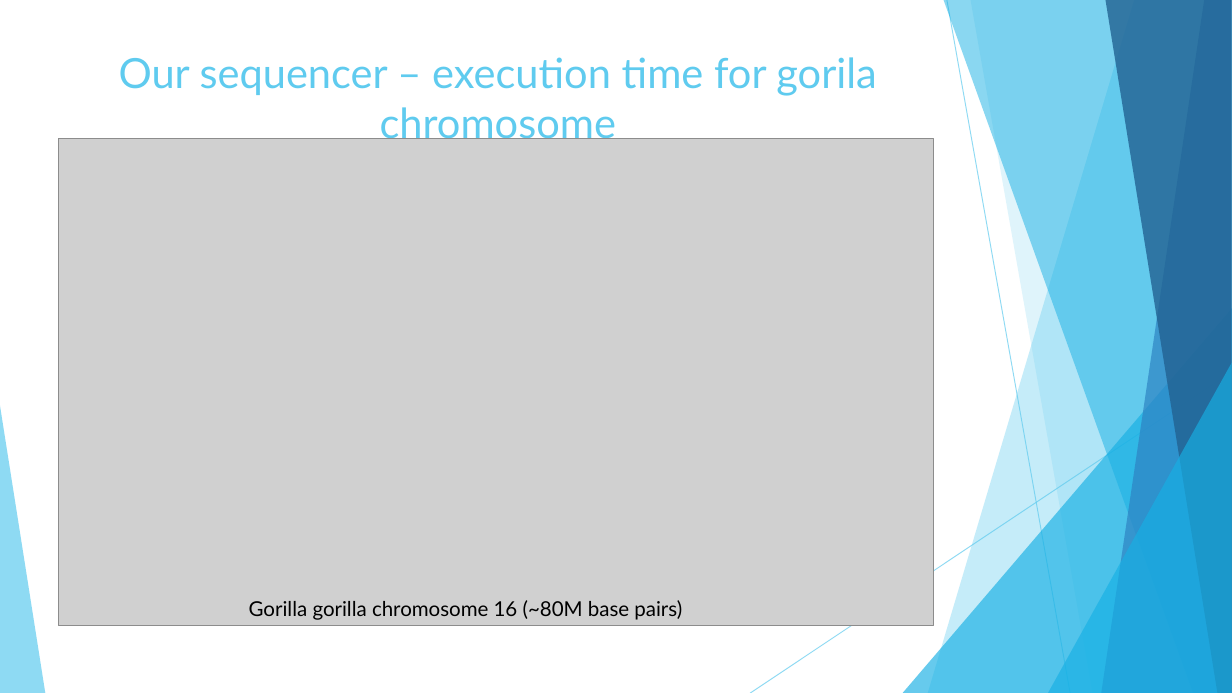
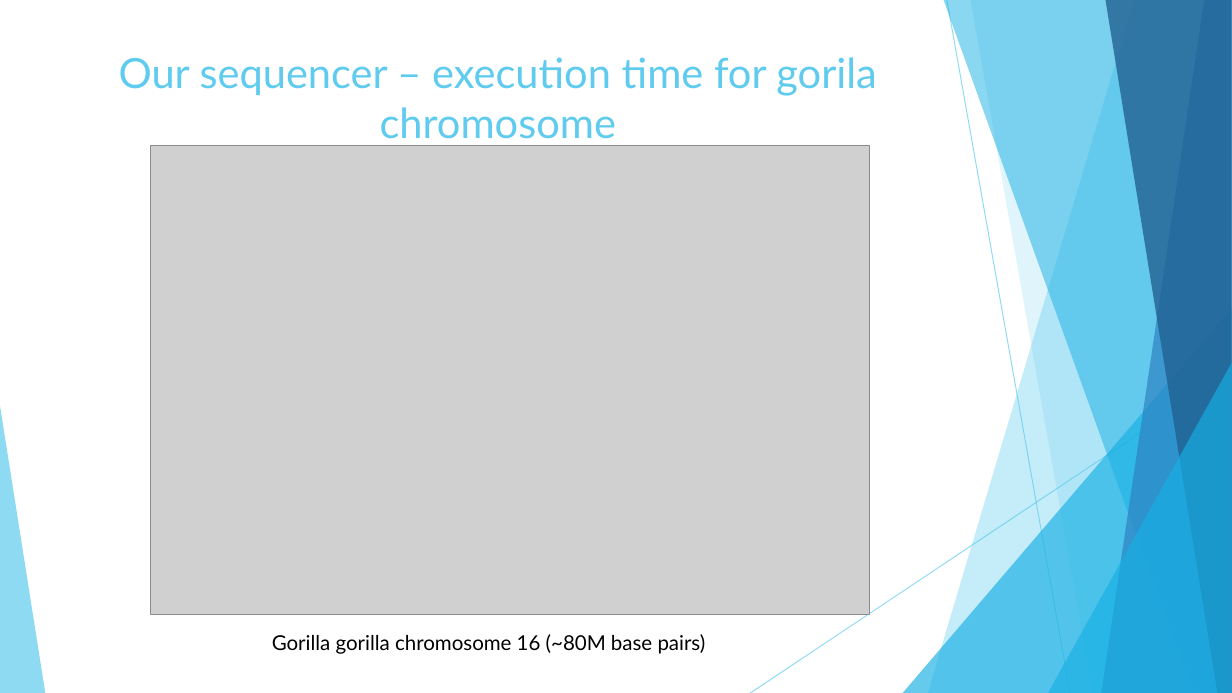
Before and after one commit to mmaricic/GI_Project, a slide deck: slide 11 of Illumina-paired-end-read-sequencing-simulator.pptx. Drawn at 1232x693 pixels with LibreOffice and Linux fonts; fonts in the diff are those of the drawing; grey boxes stand for pictures. Boxes give left, top, right and bottom in pixels: in the first picture for what was removed or moved away, otherwise in the second. Text is boxed around its words. In the diff, an @@ line names an element or a change of style, - is before the commit and + after.

```diff
--- a/Illumina-paired-end-read-sequencing-simulator.pptx
+++ b/Illumina-paired-end-read-sequencing-simulator.pptx
@@ picture: place and size @@
-picture at (58, 139, 933, 626)
+picture at (151, 145, 870, 615)
@@ text "Gorilla gorilla chromosome 16 (~80M ...": place and size @@
-text "Gorilla gorilla chromosome 16 (~80M ..." at (249, 600, 682, 620)
+text "Gorilla gorilla chromosome 16 (~80M ..." at (272, 634, 706, 654)
```
Also in this commit, not shown: 5 other slides changed.
